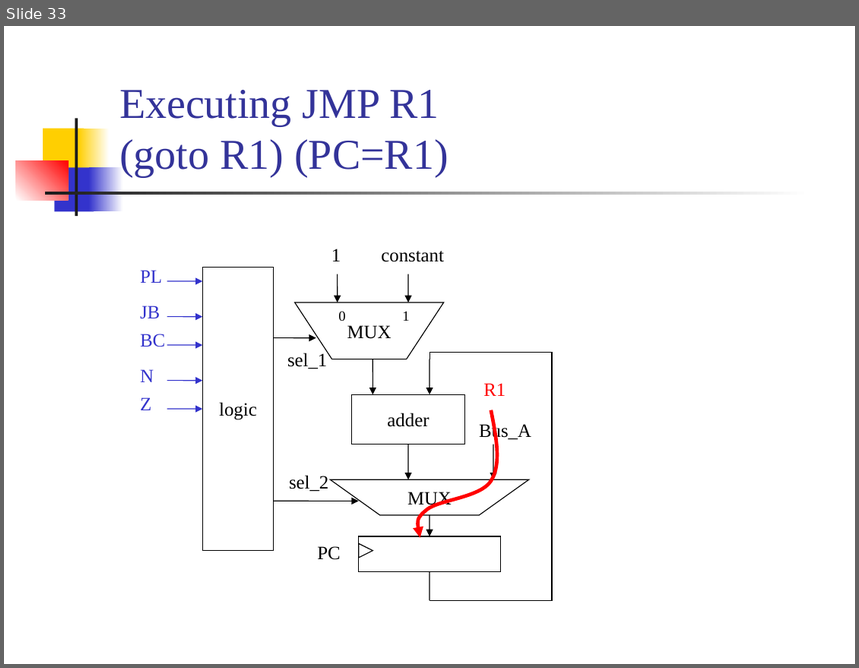
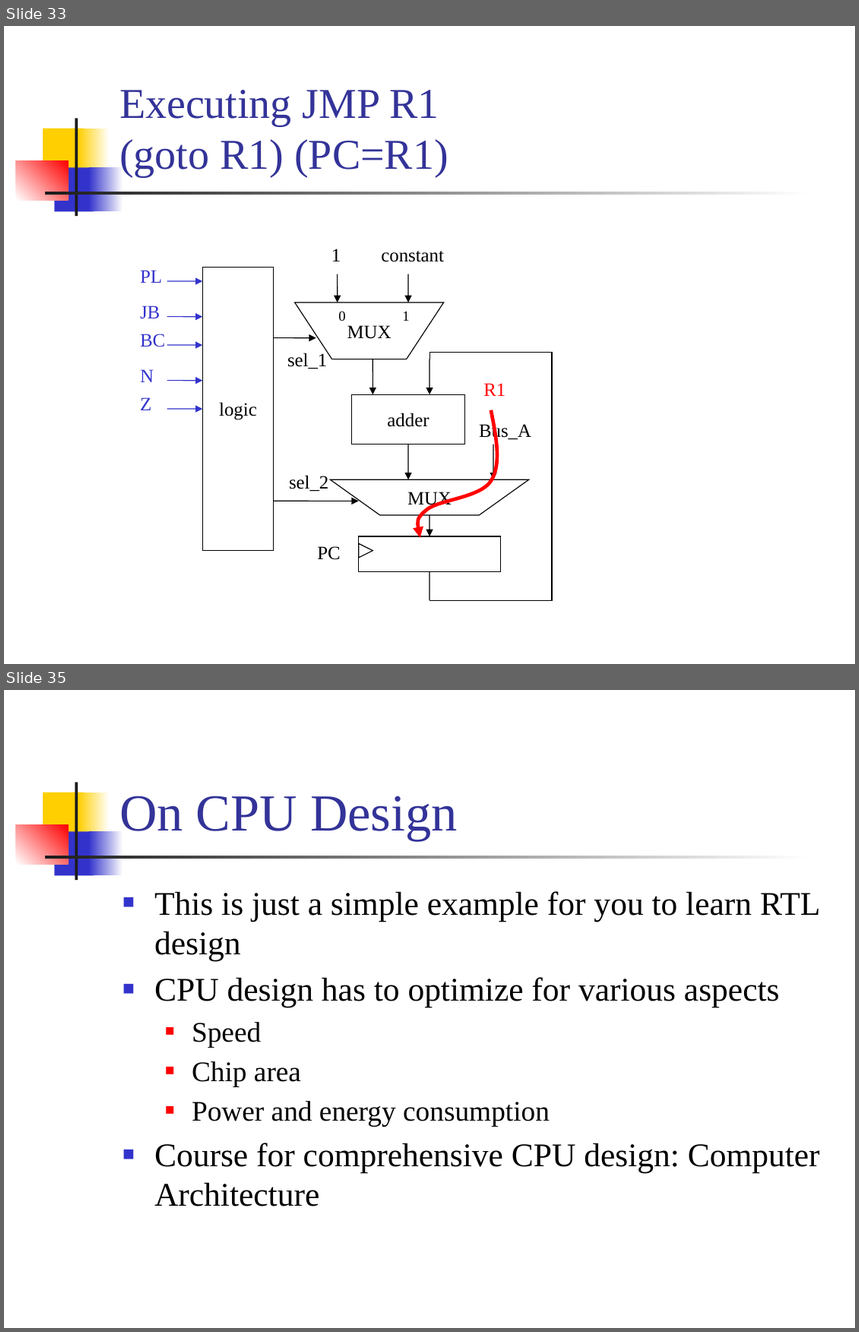
Before and after one commit to CGUSystemCourses/Comp_Org-2018, a slide deck: Lectures/lec12-cpu_ctrl_unit/lec12-cpu_ctrl_unit.pptx. Shown one above the other, each under a label of ours: slide 33 before the commit, slides 33 and 35 after it; the slides between them are not shown. The pictures are 859x668 and 859x1332 pixels, drawn with LibreOffice and Linux fonts; fonts in the diff are those of the drawing. Boxes give left, top, right and bottom in pixels: in the first picture for what was removed or moved away, otherwise in the second. Text is boxed around its words. In the diff, an @@ line names an element or a change of style, - is before the commit and + after.

```diff
--- a/Lectures/lec12-cpu_ctrl_unit/lec12-cpu_ctrl_unit.pptx
+++ b/Lectures/lec12-cpu_ctrl_unit/lec12-cpu_ctrl_unit.pptx
@@ slide 35 added at [4, 690, 855, 1328], background #FFFFFF; not listed: 7 template elements that a slide beside it also shows @@
@@ title added at [120, 796, 458, 841], 44 pt, text #333399 @@
+On CPU Design
@@ text added at [154, 891, 821, 1207], 28 pt, text #000000 @@
+■ This is just a simple example for you to learn RTL design
+■ CPU design has to optimize for various aspects
+  ■ Speed
+  ■ Chip area
+  ■ Power and energy consumption
+■ Course for comprehensive CPU design: Computer Architecture
```
Also in this commit, not shown: 1 slide changed, 5 other slides added, 8 other files.
